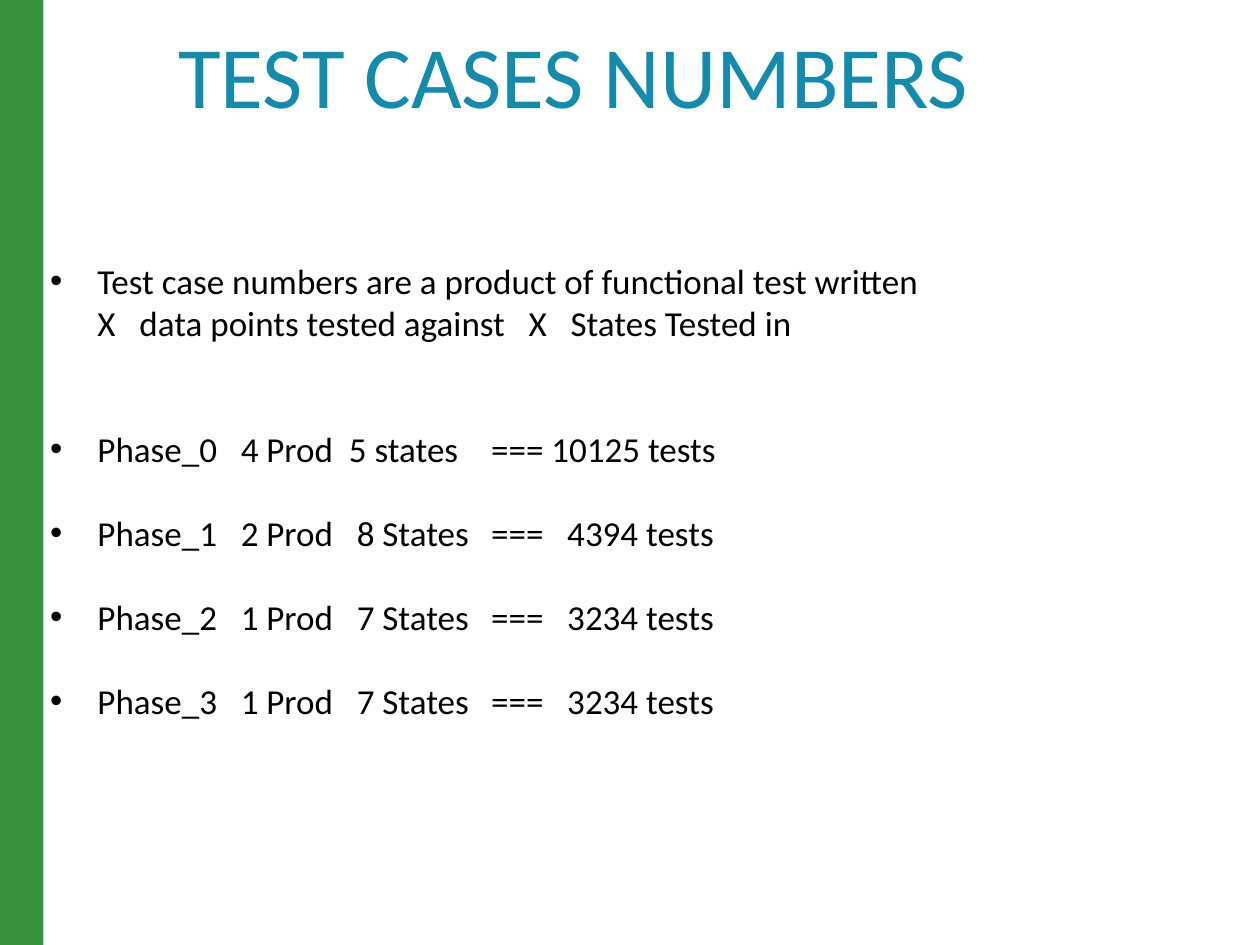
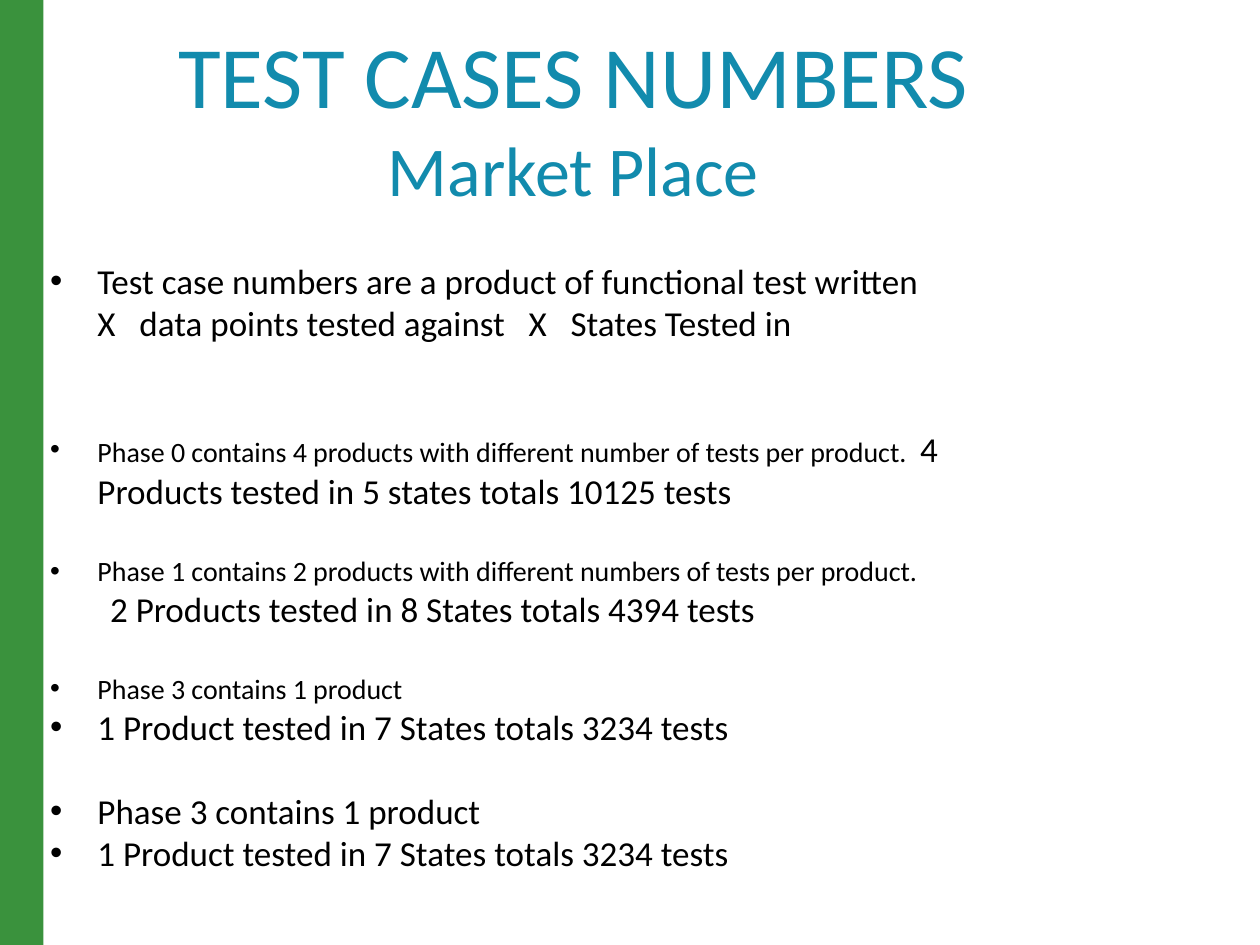
Before and after one commit to raghav9329/mainProf, a slide deck: slide 9 of CurrentWork_Delta/CX_StrategyPowerPoint.pptx. Drawn at 1260x945 pixels with LibreOffice and Linux fonts; fonts in the diff are those of the drawing. Boxes give left, top, right and bottom in pixels: in the first picture for what was removed or moved away, otherwise in the second. Text is boxed around its words. In the diff, an @@ line names an element or a change of style, - is before the commit and + after.

```diff
--- a/CurrentWork_Delta/CX_StrategyPowerPoint.pptx
+++ b/CurrentWork_Delta/CX_StrategyPowerPoint.pptx
@@ title at (178,51,968,197): text changed @@
-TEST CASES NUMBERS
+TEST CASES NUMBERS
+Market Place
@@ text at (97,439,938,867): text changed @@
-• Phase_0 4 Prod 5 states === 10125 tests
-• Phase_1 2 Prod 8 States === 4394 tests
-• Phase_2 1 Prod 7 States === 3234 tests
-• Phase_3 1 Prod 7 States === 3234 tests
+• Phase 0 contains 4 products with different number of tests per product. 4 Products tested in 5 states totals 10125 tests
+• Phase 1 contains 2 products with different numbers of tests per product. 2 Products tested in 8 States totals 4394 tests
+• Phase 3 contains 1 product
+• 1 Product tested in 7 States totals 3234 tests
+• Phase 3 contains 1 product
+• 1 Product tested in 7 States totals 3234 tests
```
Also in this commit, not shown: 5 other slides changed, 3 other files.
